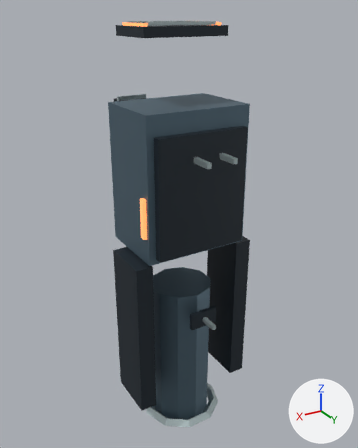
The Blender file tools/godot-weapons/blender-art/masters/world-7.blend as it was, and as the next commit left it.
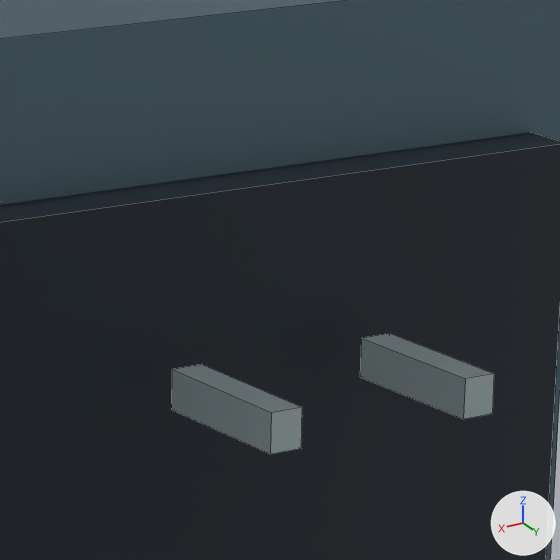
The first picture shows the older version from a 50 mm camera at (0.693, 1.145, 0.277) aimed at (-0.036, -0.07, -0.331). The close-ups show the older and then the newer version on the part from 48% to 69% of the width and 24% to 41% of the height of that picture. Only the edits that show in the close-ups are written down. Lighting does not change. The marker at lower right points along +X, +Y and +Z. The close-ups show mesh edges as thin lines.

In view in the first close-up: 'body-dark', 'body-light', 'body-trim'.
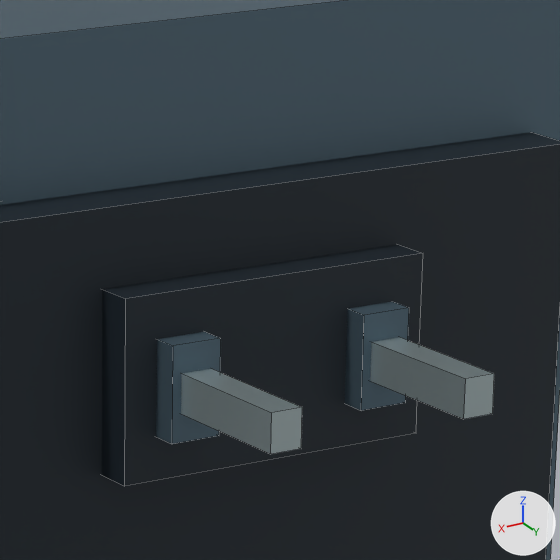
Where the change shows, as pixel boxes (x1, y1, x2, y2) in the close-ups (560 x 560 px):
```json
{"part": 1, "of": "me_cube_377", "change": "added", "after": [345, 301, 409, 411], "on screen": "blue"}
{"part": 2, "of": "me_cube_377", "change": "added", "after": [156, 332, 221, 444], "on screen": "blue"}
{"part": 3, "of": "me_cube_378", "change": "added", "after": [102, 244, 423, 486], "on screen": "dark blue"}
```

The change, as JSON lines over the scene's bpy script:
```json
{"block": "me_cube_377", "where": "# used by ob_body_light; parent = ob_body; location = (0.0, -0.014, -0.15)"}
{"op": "remove", "block": "me_cube_377", "code": "me_cube_377.from_pydata(...)  # 8 vertices, 6 faces; spans x -0.155..0.155, y -0.11..0.11, z -0.2..0.2"}
{"op": "add", "block": "me_cube_377", "code": "me_cube_377.from_pydata(...)  # 24 vertices, 18 faces; spans x -0.155..0.155, y -0.11..0.157, z -0.2..0.2"}
{"block": "me_cube_377", "change": "me_cube_377 part 1: a new loose piece, a box spanning x -0.049..-0.03, y 0.126..0.157, z 0.068..0.102, in mat_light (blue #617886)"}
{"block": "me_cube_377", "change": "me_cube_377 part 2: a new loose piece, a box spanning x 0.03..0.049, y 0.126..0.157, z 0.068..0.102, in mat_light (blue #617886)"}
{"block": "me_cube_378", "where": "# used by ob_body_dark; parent = ob_body; location = (0.0, 0.105, -0.17)"}
{"op": "remove", "block": "me_cube_378", "code": "me_cube_378.from_pydata(...)  # 48 vertices, 36 faces; spans x -0.191..0.191, y -0.355..0.028, z -0.67..0.412"}
{"op": "add", "block": "me_cube_378", "code": "me_cube_378.from_pydata(...)  # 56 vertices, 42 faces; spans x -0.191..0.191, y -0.355..0.028, z -0.67..0.412"}
{"block": "me_cube_378", "change": "me_cube_378 part 3: a new loose piece, a box spanning x -0.061..0.061, y 0.012..0.028, z 0.073..0.138, in mat_dark (dark blue #202b34)"}
```
